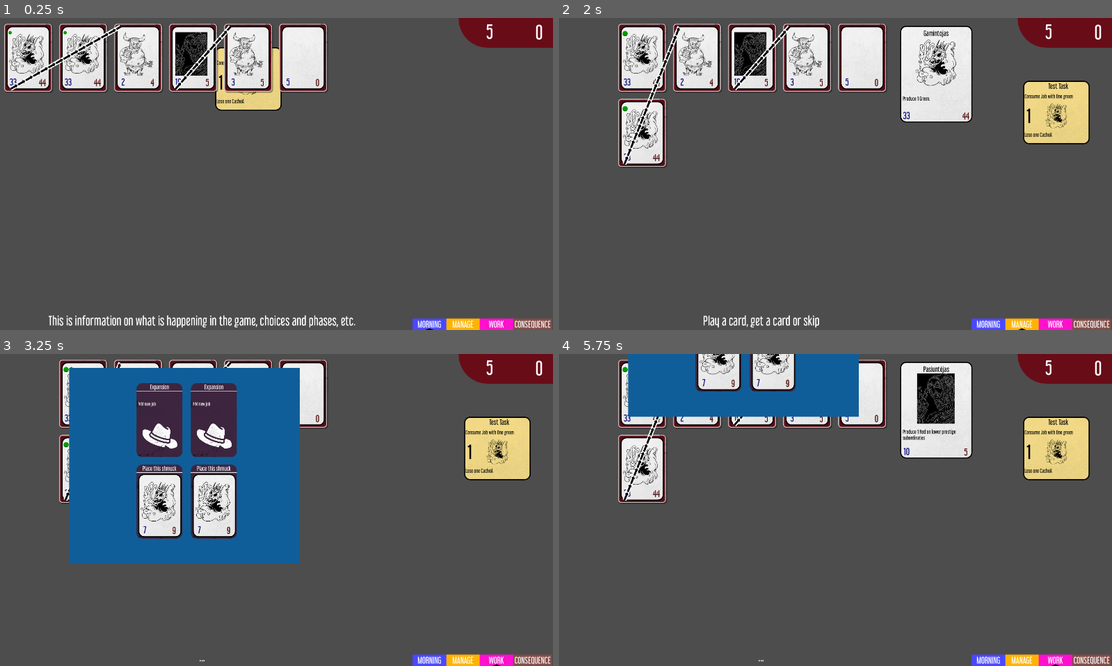
Above: before the commit, frames 1-4 (two rows, left to right).
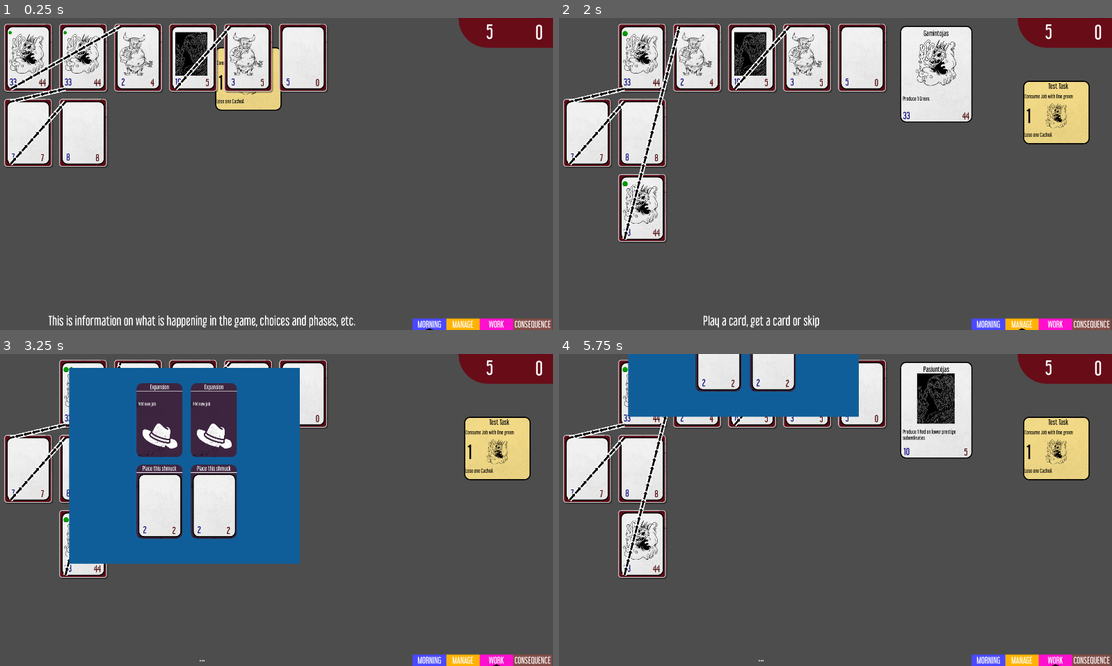
Above: after the commit, the same moments.

Repository: TicklesTheBrain/HellManager
Game: Godot game, scene res://scenes/main.tscn
Same seed, same stepped clock (60 frames per second), same inputs: the game is played once before the commit and once after it.
Inputs (mouse positions are in pixels of both pictures, inside the frame that each line leads up to):
- Up to frame 1 (0.25 s): no input
- Up to frame 2 (2 s): drag from (586, 58) to (752, 58) at 0.52 s; drag from (752, 133) to (641, 58) at 1.27 s
- Up to frame 3 (3.25 s): hold M (market_open) 2.03-2.75 s; click (82, 394) at 2.17 s; tap W (work) at 2.3 s; drag from (82, 394) to (248, 394) at 2.77 s
- Up to frame 4 (5.75 s): tap Enter at 3.5, 5 s; drag from (697, 394) to (863, 394) at 3.52 s; tap Space at 4.25 s; drag from (697, 394) to (863, 394) at 4.27 s; move the mouse to (752, 394) at 5.02 s; hold M (market_open) from 5.03 s (still down); click (752, 394) at 5.17 s; tap W (work) at 5.3 s

The runs differ from the first frame. In frame 1, 4.0% of the frame differs, in the area x 0-20%, y 22-48%; in frame 2, 4.8%; in frame 3, 3.5%; in frame 4, 5.0%, in the area x 0-42%, y 0-73%.

Commit message:
more bugfixing

Diff:
--- a/scenes/main.tscn
+++ b/scenes/main.tscn
@@ -28,10 +28,12 @@
 [ext_resource type="Script" path="res://src/actions/action_placeEmployee.gd" id="17_cxtnn"]
 [ext_resource type="Script" path="res://src/cards/multiCard.gd" id="17_mrygo"]
 [ext_resource type="Script" path="res://src/actions/action_changePrestige.gd" id="17_p0tod"]
+[ext_resource type="Script" path="res://src/actions/action_changeTaskDelay.gd" id="17_rftmj"]
 [ext_resource type="Script" path="res://src/cards/CardContainer.gd" id="18_1vww6"]
 [ext_resource type="Script" path="res://src/actions/action_destroyEmployee.gd" id="18_jrclo"]
 [ext_resource type="Script" path="res://src/actions/action_addFlow.gd" id="19_5nh3j"]
 [ext_resource type="Script" path="res://src/ui_code/AreaPC.gd" id="19_qe3sq"]
+[ext_resource type="Script" path="res://src/methodReplacements/getNetworkInsteadOfOwn.gd" id="20_4ptb6"]
 [ext_resource type="Script" path="res://src/cards/Hand.gd" id="20_vouf7"]
 [ext_resource type="Texture2D" uid="uid://bwl07yqs0u1c7" path="res://assets/zig-arrow.svg" id="22_hgn1x"]
 [ext_resource type="Script" path="res://src/ui_code/SinkPC.gd" id="23_i5ahq"]
@@ -157,25 +159,32 @@
 employeePic = ExtResource("15_lao0j")
 staticText = "Produce 1 Red on lower prestige subordinates"
 
-[sub_resource type="Resource" id="Resource_362dq"]
-script = ExtResource("7_b1mae")
-type = 0
-
-[sub_resource type="Resource" id="Resource_ewigq"]
-script = ExtResource("8_2wa5w")
-producedTokens = Array[ExtResource("7_b1mae")]([SubResource("Resource_362dq")])
+[sub_resource type="Resource" id="Resource_3t7a0"]
+script = ExtResource("7_b1mae")
+type = 1
+
+[sub_resource type="Resource" id="Resource_cf7wx"]
+script = ExtResource("13_mduv8")
+requiredTokens = Array[ExtResource("7_b1mae")]([SubResource("Resource_3t7a0")])
+
+[sub_resource type="Resource" id="Resource_cerpk"]
+script = ExtResource("17_rftmj")
+delayChange = 1
+delaySet = false
+choiceBased = false
+basedOnChoice = true
 
 [sub_resource type="Resource" id="Resource_qhelu"]
 script = ExtResource("10_wmw7d")
 prestige = 3
 capacity = 5
-dependentActions = Array[ExtResource("5_nsq4b")]([SubResource("Resource_ewigq")])
+dependentActions = Array[ExtResource("5_nsq4b")]([SubResource("Resource_cf7wx"), SubResource("Resource_cerpk")])
 independentActions = Array[ExtResource("5_nsq4b")]([])
 whenPlacedActions = Array[ExtResource("5_nsq4b")]([])
 methodReplacements = Array[ExtResource("9_7lokn")]([])
 employeeName = "Shlub"
 employeePic = ExtResource("13_fgyyd")
-staticText = ""
+staticText = "Consume Red, delay Tasks"
 
 [sub_resource type="Resource" id="Resource_7p3tm"]
 script = ExtResource("7_b1mae")
@@ -213,6 +222,43 @@
 employeeName = ""
 staticText = ""
 
+[sub_resource type="Resource" id="Resource_pogl1"]
+script = ExtResource("20_4ptb6")
+
+[sub_resource type="Resource" id="Resource_xdlq6"]
+script = ExtResource("10_wmw7d")
+prestige = 7
+capacity = 7
+dependentActions = Array[ExtResource("5_nsq4b")]([])
+independentActions = Array[ExtResource("5_nsq4b")]([])
+whenPlacedActions = Array[ExtResource("5_nsq4b")]([])
+methodReplacements = Array[ExtResource("9_7lokn")]([SubResource("Resource_pogl1")])
+employeeName = "Courier"
+staticText = "Can pass on requests"
+
+[sub_resource type="Resource" id="Resource_l11ea"]
+script = ExtResource("7_b1mae")
+type = 2
+
+[sub_resource type="Resource" id="Resource_wwyg7"]
+script = ExtResource("7_b1mae")
+type = 2
+
+[sub_resource type="Resource" id="Resource_j2obe"]
+script = ExtResource("13_mduv8")
+requiredTokens = Array[ExtResource("7_b1mae")]([SubResource("Resource_l11ea"), SubResource("Resource_wwyg7")])
+
+[sub_resource type="Resource" id="Resource_dpwma"]
+script = ExtResource("10_wmw7d")
+prestige = 8
+capacity = 8
+dependentActions = Array[ExtResource("5_nsq4b")]([SubResource("Resource_j2obe")])
+independentActions = Array[ExtResource("5_nsq4b")]([])
+whenPlacedActions = Array[ExtResource("5_nsq4b")]([])
+methodReplacements = Array[ExtResource("9_7lokn")]([])
+employeeName = "Eater"
+staticText = "Consume Two Green"
+
 [sub_resource type="Resource" id="Resource_cal8w"]
 script = ExtResource("16_16kad")
 amountOfJobs = 1
@@ -233,37 +279,36 @@
 card = SubResource("Resource_nj4v4")
 debug = false
 
-[sub_resource type="Resource" id="Resource_1hrvb"]
+[sub_resource type="Resource" id="Resource_6ombi"]
 script = ExtResource("7_b1mae")
 type = 0
 
-[sub_resource type="Resource" id="Resource_73coo"]
-script = ExtResource("7_b1mae")
-type = 1
-
-[sub_resource type="Resource" id="Resource_hep17"]
+[sub_resource type="Resource" id="Resource_bnl7g"]
+script = ExtResource("7_b1mae")
+type = 0
+
+[sub_resource type="Resource" id="Resource_7igap"]
 script = ExtResource("7_b1mae")
 type = 2
 
-[sub_resource type="Resource" id="Resource_2ac0j"]
+[sub_resource type="Resource" id="Resource_4pb1r"]
 script = ExtResource("8_2wa5w")
-producedTokens = Array[ExtResource("7_b1mae")]([SubResource("Resource_1hrvb"), SubResource("Resource_73coo"), SubResource("Resource_hep17")])
-
-[sub_resource type="Resource" id="Resource_v1ny0"]
+producedTokens = Array[ExtResource("7_b1mae")]([SubResource("Resource_6ombi"), SubResource("Resource_bnl7g"), SubResource("Resource_7igap")])
+
+[sub_resource type="Resource" id="Resource_llf17"]
 script = ExtResource("10_wmw7d")
-prestige = 7
-capacity = 9
-dependentActions = Array[ExtResource("5_nsq4b")]([SubResource("Resource_2ac0j")])
+prestige = 2
+capacity = 2
+dependentActions = Array[ExtResource("5_nsq4b")]([])
 independentActions = Array[ExtResource("5_nsq4b")]([])
-whenPlacedActions = Array[ExtResource("5_nsq4b")]([])
+whenPlacedActions = Array[ExtResource("5_nsq4b")]([SubResource("Resource_4pb1r")])
 methodReplacements = Array[ExtResource("9_7lokn")]([])
-employeeName = "Dude"
-employeePic = ExtResource("9_xt47j")
-staticText = "Produce one of each"
+employeeName = ""
+staticText = ""
 
 [sub_resource type="Resource" id="Resource_qg2rp"]
 script = ExtResource("17_cxtnn")
-employee = SubResource("Resource_v1ny0")
+employee = SubResource("Resource_llf17")
 
 [sub_resource type="Resource" id="Resource_dburm"]
 script = ExtResource("16_hnq1w")
@@ -409,8 +454,9 @@
 contents = Array[ExtResource("7_b1mae")]([SubResource("Resource_j62mu")])
 defaultLimit = 5
 
-[node name="Job3" type="Node" parent="JobLord" node_paths=PackedStringArray("storage")]
+[node name="Job3" type="Node" parent="JobLord" node_paths=PackedStringArray("outflow", "storage")]
 script = ExtResource("6_cnhkk")
+outflow = [NodePath("../Job7")]
 employee = SubResource("Resource_vt8gg")
 storage = NodePath("TokenStorage")
 
@@ -455,6 +501,27 @@
 storage = NodePath("TokenStorage")
 
 [node name="TokenStorage" type="Node" parent="JobLord/Job6"]
+script = ExtResource("11_if1yf")
+defaultLimit = 20
+
+[node name="Job7" type="Node" parent="JobLord" node_paths=PackedStringArray("inflow", "outflow", "storage")]
+script = ExtResource("6_cnhkk")
+inflow = [NodePath("../Job3")]
+outflow = [NodePath("../Job8")]
+employee = SubResource("Resource_xdlq6")
+storage = NodePath("TokenStorage")
+
+[node name="TokenStorage" type="Node" parent="JobLord/Job7"]
+script = ExtResource("11_if1yf")
+defaultLimit = 20
+
+[node name="Job8" type="Node" parent="JobLord" node_paths=PackedStringArray("inflow", "storage")]
+script = ExtResource("6_cnhkk")
+inflow = [NodePath("../Job7")]
+employee = SubResource("Resource_dpwma")
+storage = NodePath("TokenStorage")
+
+[node name="TokenStorage" type="Node" parent="JobLord/Job8"]
 script = ExtResource("11_if1yf")
 defaultLimit = 20
 
--- a/src/actions/action_changeTaskDelay.gd
+++ b/src/actions/action_changeTaskDelay.gd
@@ -8,7 +8,7 @@
 @export var condition: Condition
 @export var basedOnChoice: bool = true
 
-var tasks: Array[TaskCard]
+var tasks: Array[ProtoCard] #TODO: need to fix casting for this below, should be Array[TaskCard]
 
 func isSetup() -> bool:
 	if not basedOnChoice: return true
--- a/src/company/Employee.gd
+++ b/src/company/Employee.gd
@@ -40,8 +40,9 @@
 func destroy():
     destroyed.emit()
 
-func triggerPlaced():
+func triggerPlaced(jobPlaced: Job):
     for action in whenPlacedActions:
+        action.jobAttachedTo = jobPlaced
         if action.try():
             action.perform()
 
--- a/src/company/Job.gd
+++ b/src/company/Job.gd
@@ -14,7 +14,7 @@
 		if employee == null:
 			employee = v
 			Events.employeePlaced.emit(v, self)
-			employee.triggerPlaced() #TODO: THIS NOT GOOD
+			employee.triggerPlaced(self) #TODO: THIS NOT GOOD
 		if v == null and employee != null:
 			var oldEmployee = employee
 			employee = v
--- a/src/methodReplacements/getNetworkInsteadOfOwn.gd
+++ b/src/methodReplacements/getNetworkInsteadOfOwn.gd
@@ -13,7 +13,7 @@
 	for job in replacingJob.inflow:
 		var tokensGot = job.getTokensOwn(requestModified, tokensExcluded)
 		requestModified = Globals.subtractTokenList(requestModified, tokensGot.map(func(tp): return tp.token))
-		got.append_array(tokensGot.map(func(tp): return tp.extend(self)))
+		got.append_array(tokensGot.map(func(tp): return tp.extend(replacingJob)))
 		tokensExcluded.append_array(tokensGot.map(func(tp): return tp.token))
 	if got.size() > limit:
 		got = got.slice(0, limit)
Not shown: 1 places in scenes/main.tscn that only renumber resources
